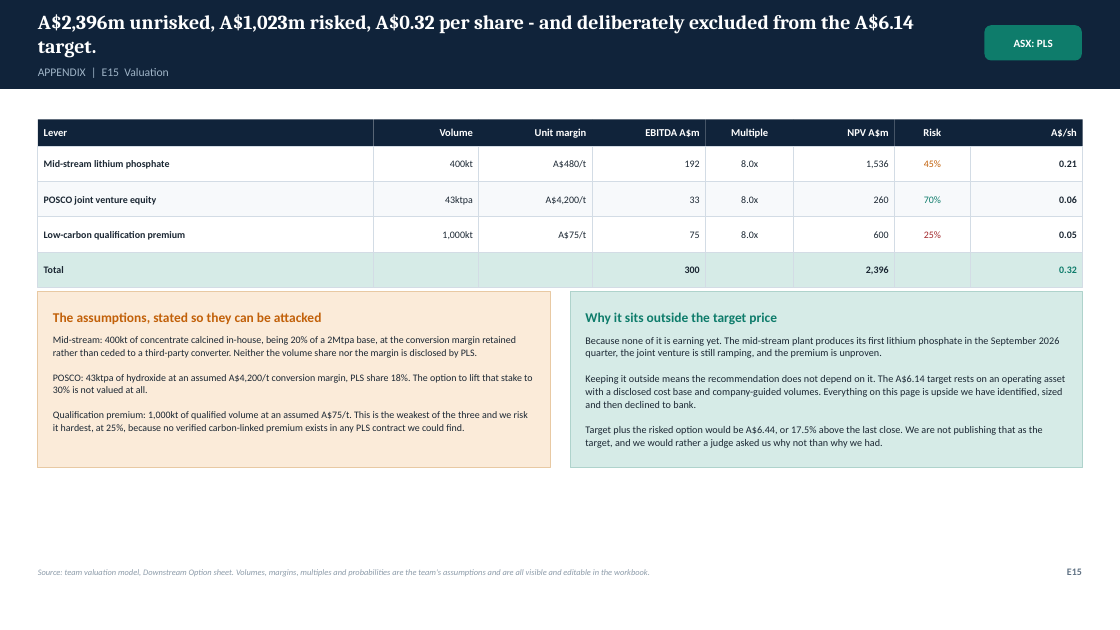
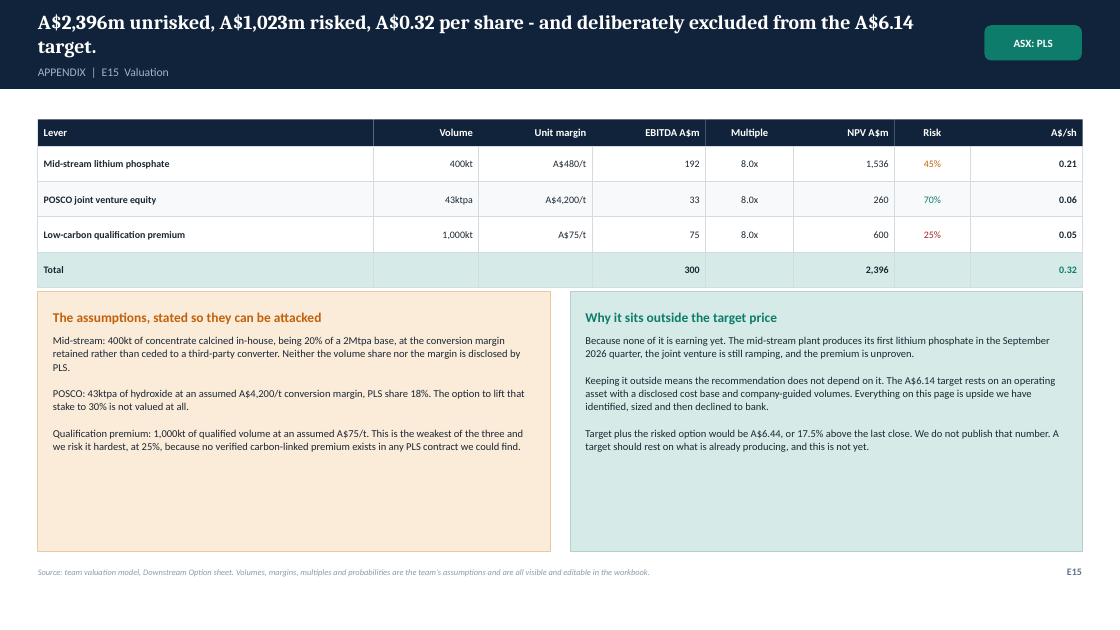
Before and after one commit to SportsSwap/for-claude, a slide deck: slide 74 of deck/PLS_Group_FMAA_2026.pptx. Drawn at 1120x630 pixels with LibreOffice and Linux fonts; fonts in the diff are those of the drawing. Boxes give left, top, right and bottom in pixels: in the first picture for what was removed or moved away, otherwise in the second. Text is boxed around its words. In the diff, an @@ line names an element or a change of style, - is before the commit and + after.

```diff
--- a/deck/PLS_Group_FMAA_2026.pptx
+++ b/deck/PLS_Group_FMAA_2026.pptx
@@ rectangle: place and size @@
-rectangle at (38,292,550,468)
+rectangle at (38,292,550,552)
@@ rectangle: place and size @@
-rectangle at (571,292,1083,468)
+rectangle at (571,292,1083,552)
@@ text "Mid-stream: 400kt of concentrate calcined ..." at (53,336,524,452): size 8.5 to 9 pt @@
@@ text at (585,336,1055,411): size 8.7 to 9 pt in "Because none of it is earning yet. ...", "Keeping it outside means the recommendation does ..." @@
@@ text at (585,429,1059,452): text changed; size 8.7 to 9 pt @@
-Target plus the risked option would be A$6.44, or 17.5% above the last close. We are not publishing that as the target, and we would rather a judge asked us why not than why we had.
+Target plus the risked option would be A$6.44, or 17.5% above the last close. We do not publish that number. A target should rest on what is already producing, and this is not yet.
```
Also in this commit, not shown: 42 other slides changed, 1 slide added, 10 other files.
